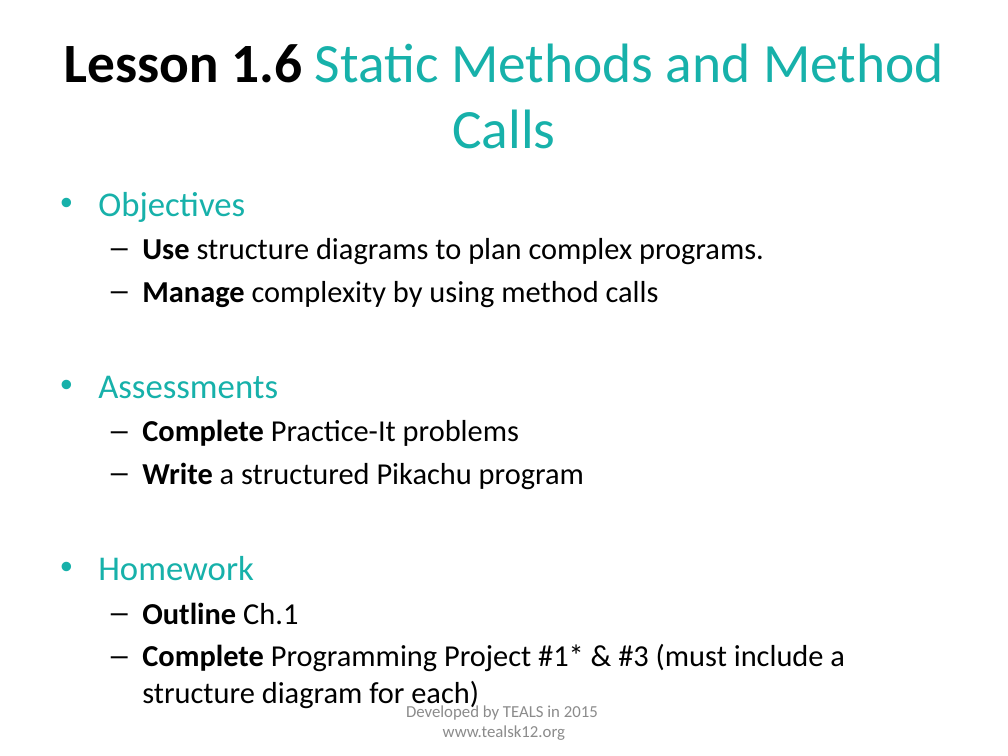
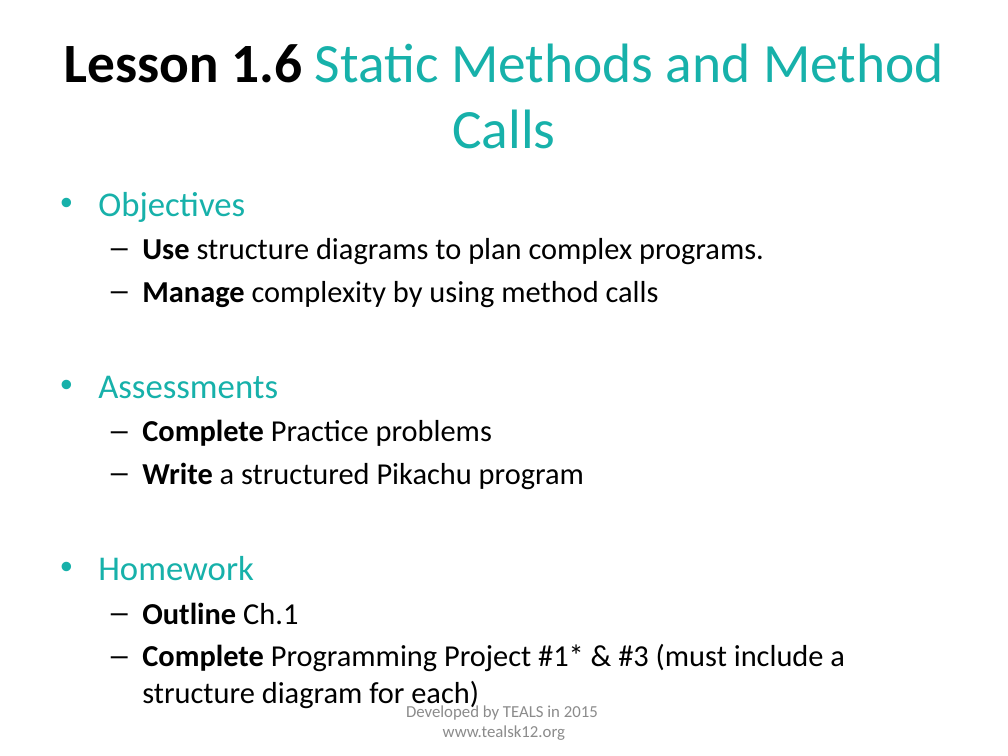
Before and after one commit to TEALSK12/apcsa-public, a slide deck: slide 11 of curriculum/Unit1/Unit 1 Slides.pptx. Drawn at 1008x756 pixels with LibreOffice and Linux fonts; fonts in the diff are those of the drawing. Boxes give left, top, right and bottom in pixels: in the first picture for what was removed or moved away, otherwise in the second. Text is boxed around its words. In the diff, an @@ line names an element or a change of style, - is before the commit and + after.

```diff
--- a/curriculum/Unit1/Unit 1 Slides.pptx
+++ b/curriculum/Unit1/Unit 1 Slides.pptx
@@ text at [142,419,492,446]: text changed @@
-  – Complete Practice-It problems
+  – Complete Practice problems
```
Also in this commit, not shown: 3 other slides changed, 13 other files.
